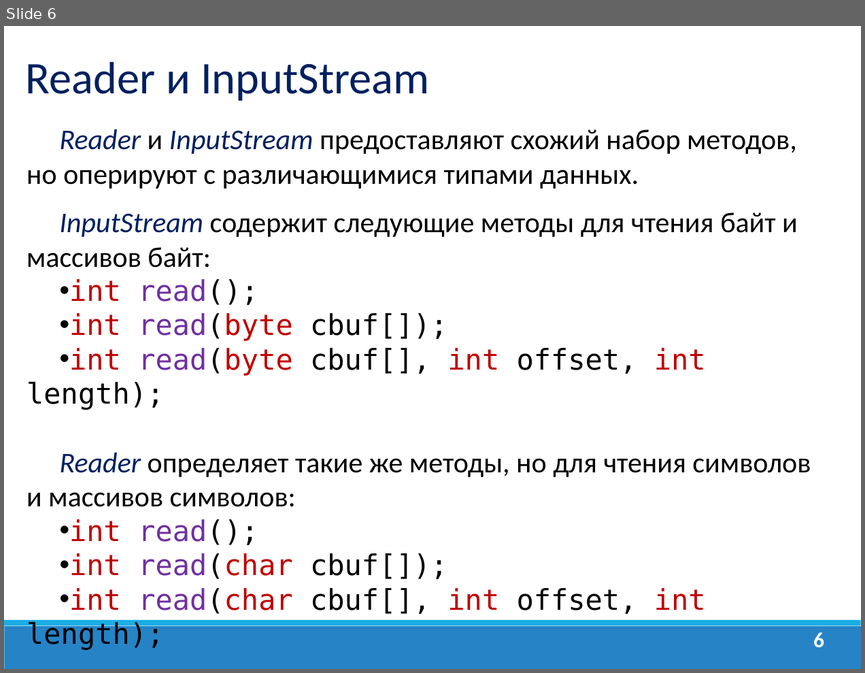
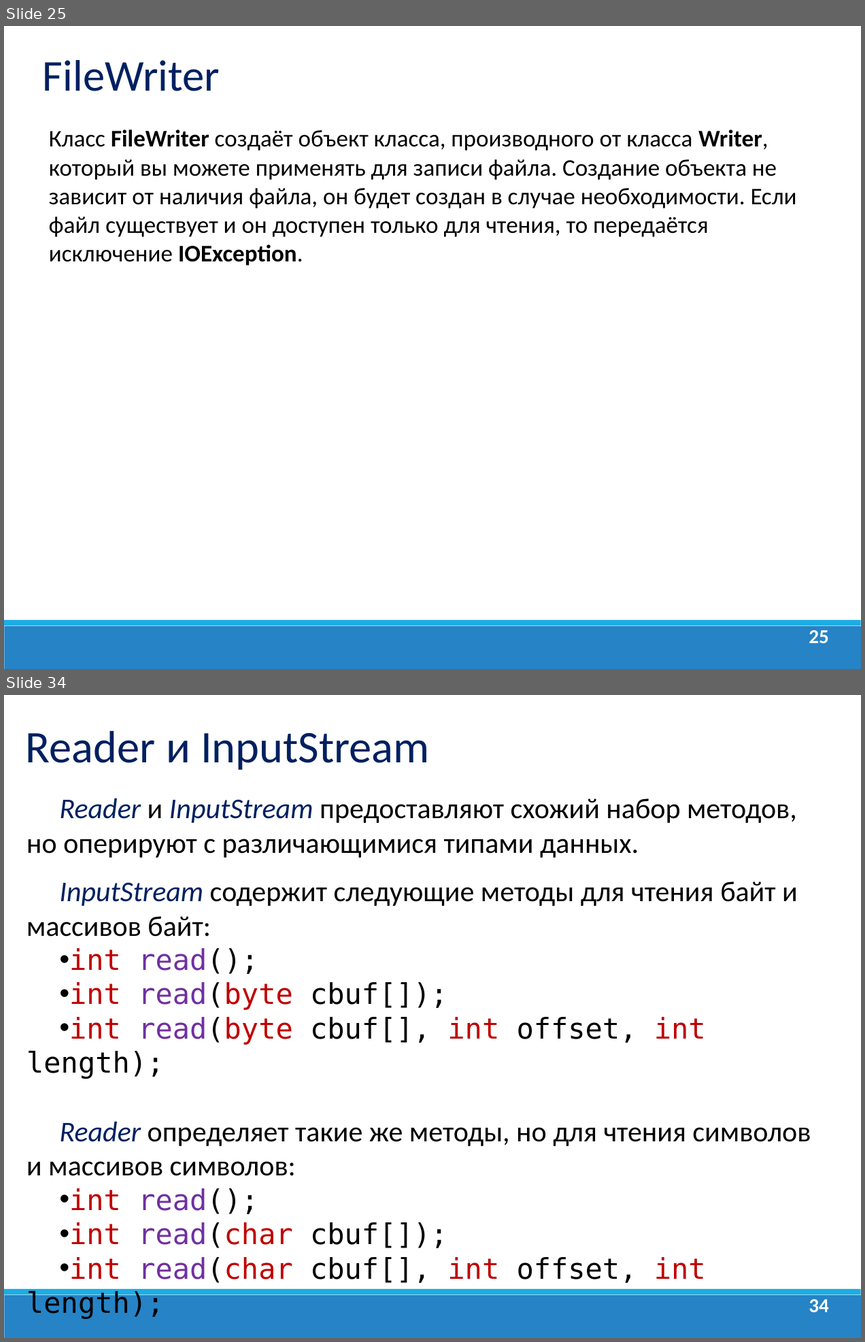
Before and after one commit to dmitry-academy/academy_5220, a slide deck: academy5220/resources/presentations_old/Java_Lection_11.Потоки ввода вывода.ppt. Shown one above the other, each under a label of ours: slide 6 before the commit, slides 25 and 34 after it; the slides between them are not shown. The pictures are 865x673 and 865x1342 pixels, drawn with LibreOffice and Linux fonts; fonts in the diff are those of the drawing; background and template pictures are left out. Boxes give left, top, right and bottom in pixels: in the first picture for what was removed or moved away, otherwise in the second. Text is boxed around its words. In the diff, an @@ line names an element or a change of style, - is before the commit and + after.

```diff
--- a/academy5220/resources/presentations_old/Java_Lection_11.Потоки ввода вывода.ppt
+++ b/academy5220/resources/presentations_old/Java_Lection_11.Потоки ввода вывода.ppt
@@ slide 25 added at box(4, 26, 861, 669), background #FFFFFF; not listed: 2 template elements that a slide beside it also shows @@
@@ text added at box(43, 60, 220, 91), 37 pt, text #002060 @@
+FileWriter
@@ text added at box(49, 129, 797, 265), 20 pt, text #000000 @@
+Класс FileWriter создаёт объект класса, производного от класса Writer, который вы можете применять для записи файла. Создание объекта не зависит от наличия файла, он будет создан в случае необходимости. Если файл существует и он доступен только для чтения, то передаётся исключение IOException.
@@ page number added at box(808, 630, 828, 643), 16.6 pt, text #FFFFFF, bold @@
+25
@@ what was slide 6 is now slide 34 @@
@@ page number at box(808, 1299, 828, 1312): text changed; size 18 to 16.6 pt @@
-6
+34
```
Also in this commit, not shown: 9 slides changed, 29 other slides added, 2 slides removed, 18 other files.
